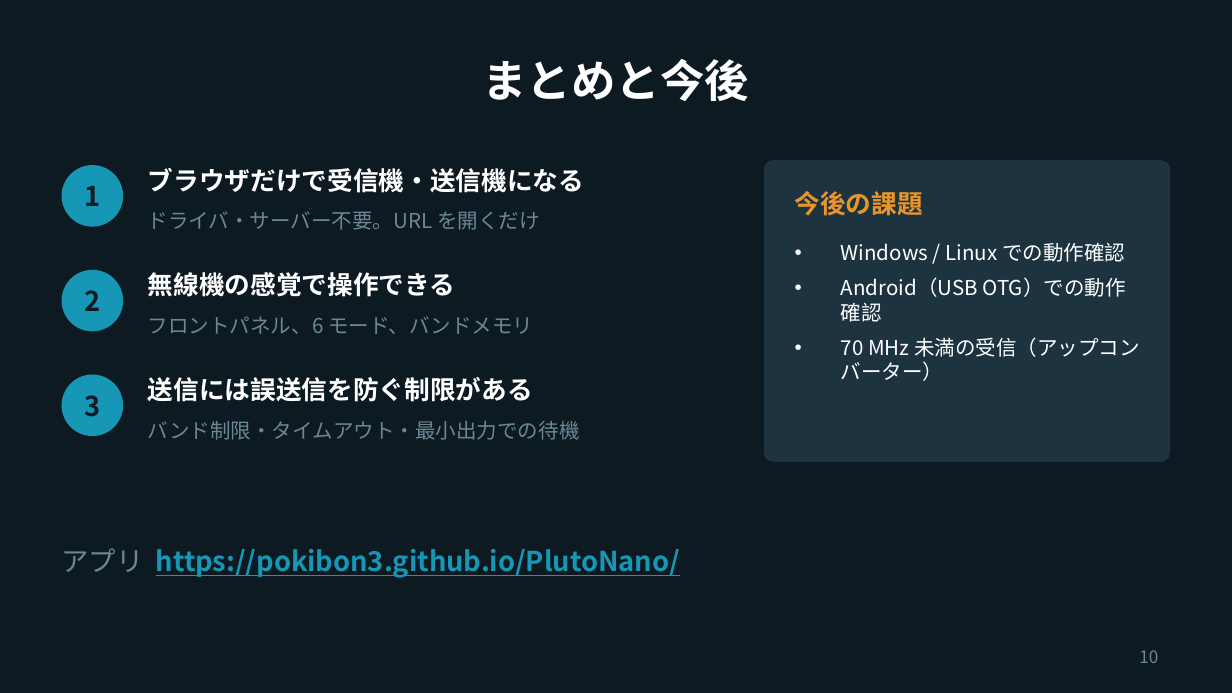
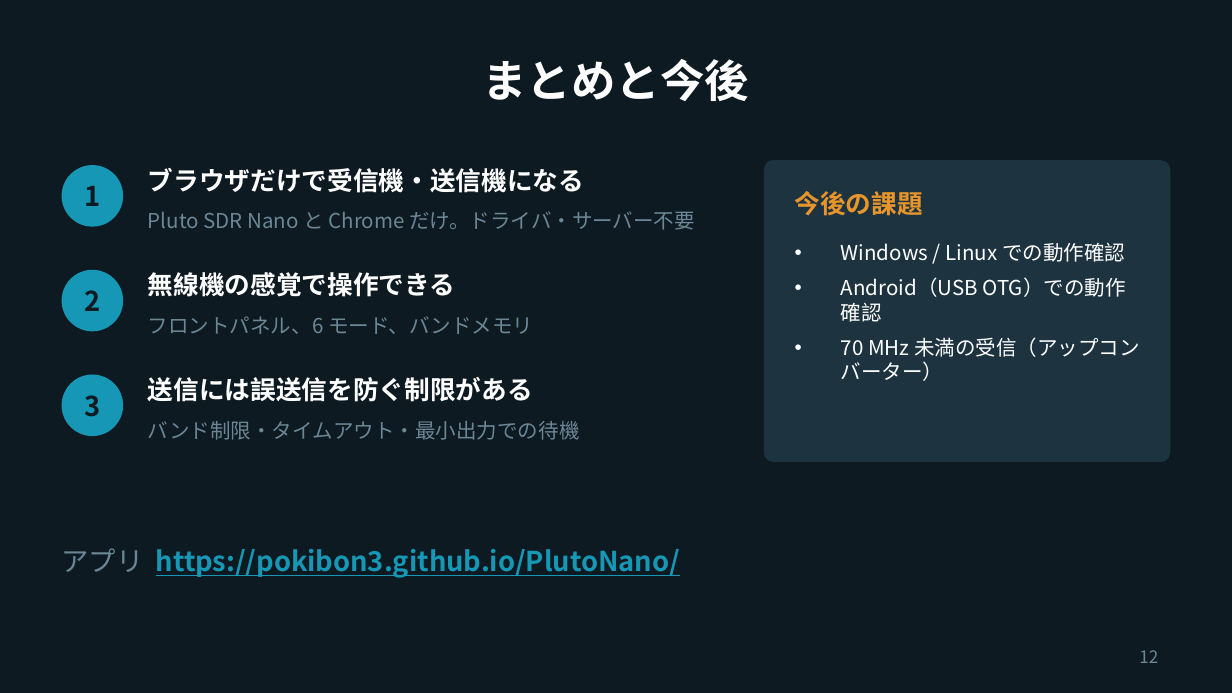
Before and after one commit to pokibon3/PlutoNano, a slide deck: slide 12 of docs/PlutoNano_presentation.pptx (slide 10 before the commit). Drawn at 1232x693 pixels with LibreOffice and Linux fonts; fonts in the diff are those of the drawing. Boxes give left, top, right and bottom in pixels: in the first picture for what was removed or moved away, otherwise in the second. Text is boxed around its words. In the diff, an @@ line names an element or a change of style, - is before the commit and + after.

```diff
--- a/docs/PlutoNano_presentation.pptx
+++ b/docs/PlutoNano_presentation.pptx
@@ text at [148,211,695,230]: text changed @@
-ドライバ・サーバー不要。URL を開くだけ
+Pluto SDR Nano と Chrome だけ。ドライバ・サーバー不要
@@ page number at [1139,650,1158,663]: text changed @@
-10
+12
```
Also in this commit, not shown: 8 other slides changed, 2 slides added, 11 other files.
